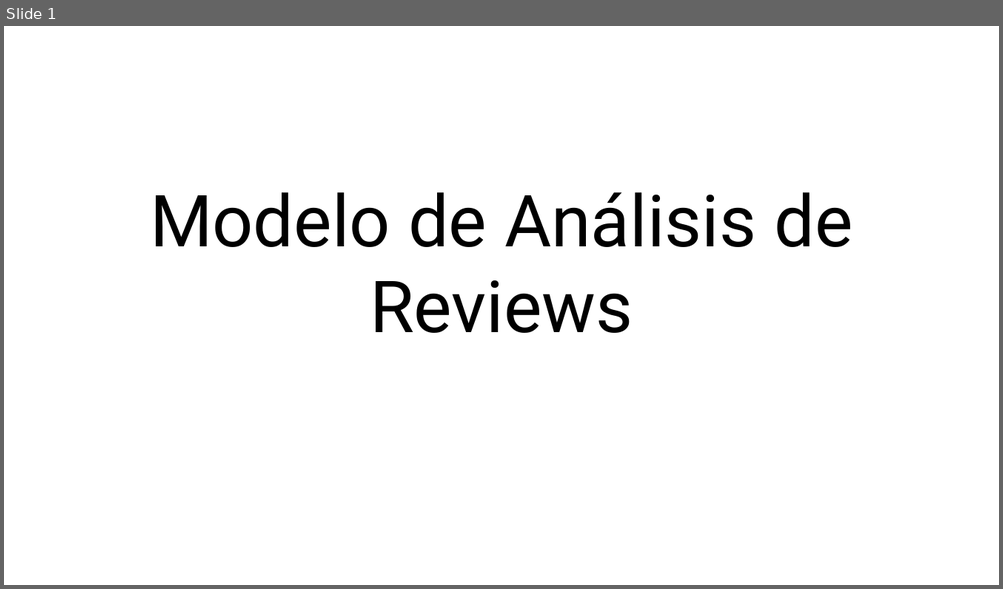
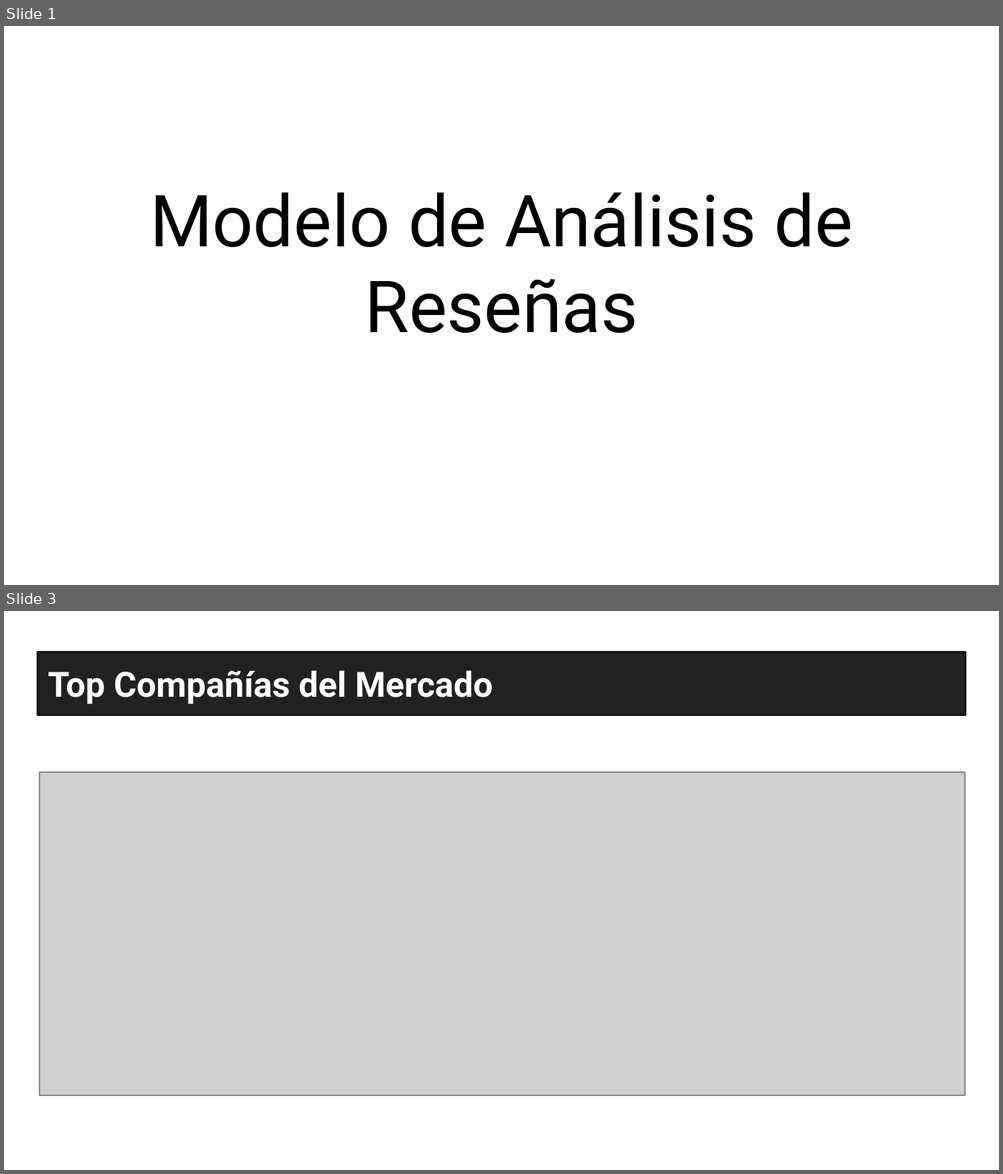
Before and after one commit to EnricPH/Evolve_NLP_Project, a slide deck: recursos/Presentación.pptx. Shown one above the other, each under a label of ours: slide 1 before the commit, slides 1 and 3 after it; the slides between them are not shown. The pictures are 1003x589 and 1003x1174 pixels, drawn with LibreOffice and Linux fonts; fonts in the diff are those of the drawing; grey boxes stand for pictures. Boxes give left, top, right and bottom in pixels: in the first picture for what was removed or moved away, otherwise in the second. Text is boxed around its words. In the diff, an @@ line names an element or a change of style, - is before the commit and + after.

```diff
--- a/recursos/Presentación.pptx
+++ b/recursos/Presentación.pptx
@@ slide 3 added at (4, 611, 999, 1170), background #FFFFFF @@
@@ title added at (48, 670, 492, 704), 25.2 pt, text #FFFFFF, bold @@
+Top Compañías del Mercado
@@ picture added at (40, 772, 965, 1096) @@
@@ slide 1 changed as well @@
@@ title at (150, 192, 852, 333): text changed @@
-Modelo de Análisis de Reviews
+Modelo de Análisis de Reseñas
```
Also in this commit, not shown: 1 other slide changed, 5 other slides added, 5 slides removed, 3 other files.
